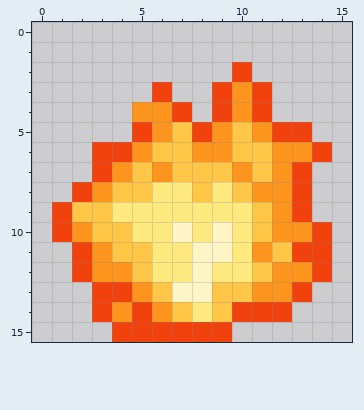
Pixel-art sprite, stored at PencilChiselCode/Content/Resources/Textures/Tiles/fire_03.png. The picture above was drawn from the file before the commit.
The file is 16x16 pixels.
After the commit:
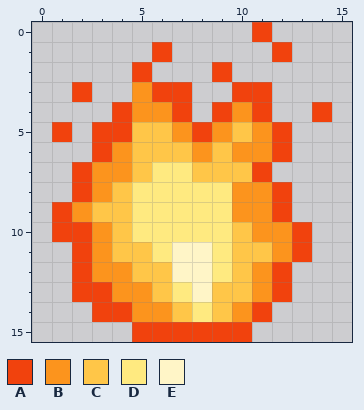
Palette (. is transparent): A #f1420d  B #fc941d  C #ffc648  D #ffea80  E #fff5c7
What changed:
y 0: x 11 . -> A
y 1: x 6 . -> A; x 12 . -> A
y 2: x 5 . -> A; x 9..10 .A -> A.
y 3: x 2 . -> A; x 5 . -> B; x 7 . -> A; x 9..10 AB -> .A
y 4: x 4 . -> A; x 14 . -> A
y 5: x 1 . -> A; x 3..7 ..ABC -> AACCB; x 13 A -> .
y 6: x 4..5 AB -> BC; x 9..14 BCCBBA -> CBBA..
y 7: x 2..3 .A -> AB; x 6..7 BC -> DD; x 10..13 BCBA -> CA..
y 8: x 5 C -> D; x 8 C -> D; x 10 C -> B; x 12..13 BA -> A.
y 9: x 2 C -> B; x 4 D -> C; x 10..13 DCBA -> BBA.
y 10: x 2..3 BC -> AB; x 7 E -> D; x 9..11 EDC -> DCB; x 13..14 BA -> A.
y 11: x 7 D -> E; x 9..12 EDBC -> DCCB; x 14 A -> .
y 12: x 6..7 DD -> CE; x 10..14 DCBBA -> CBA..
y 13: x 2 . -> A; x 4 A -> B; x 7 E -> D; x 12..13 BA -> A.
y 14: x 4..5 BA -> AB; x 10 A -> B; x 12 A -> .
y 15: x 4 A -> .; x 10 . -> A
Boxes around the changes in both pictures, in picture pixels (x1, y1, x2, y2):
changed: (52, 22, 332, 342)
